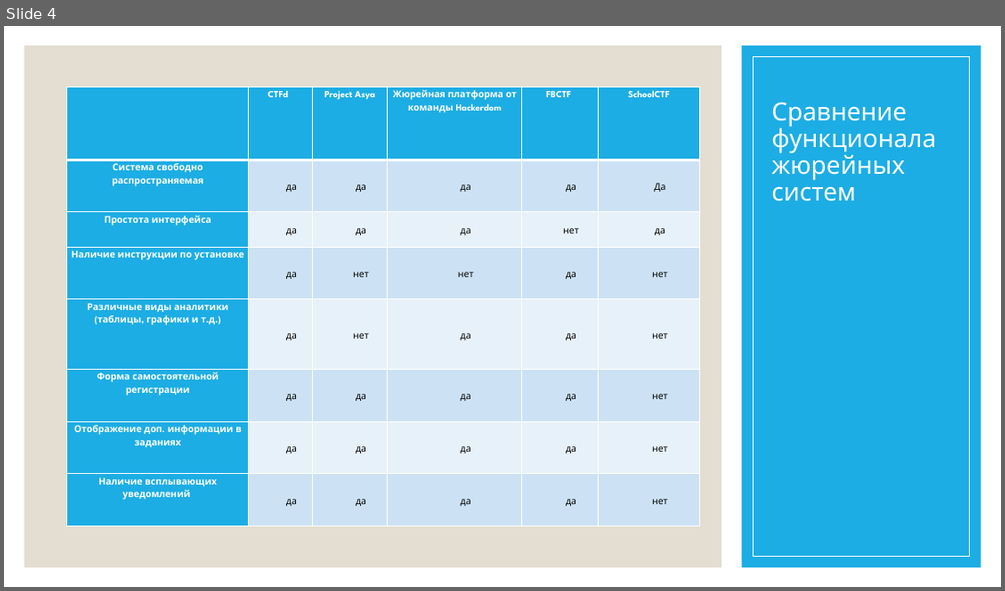
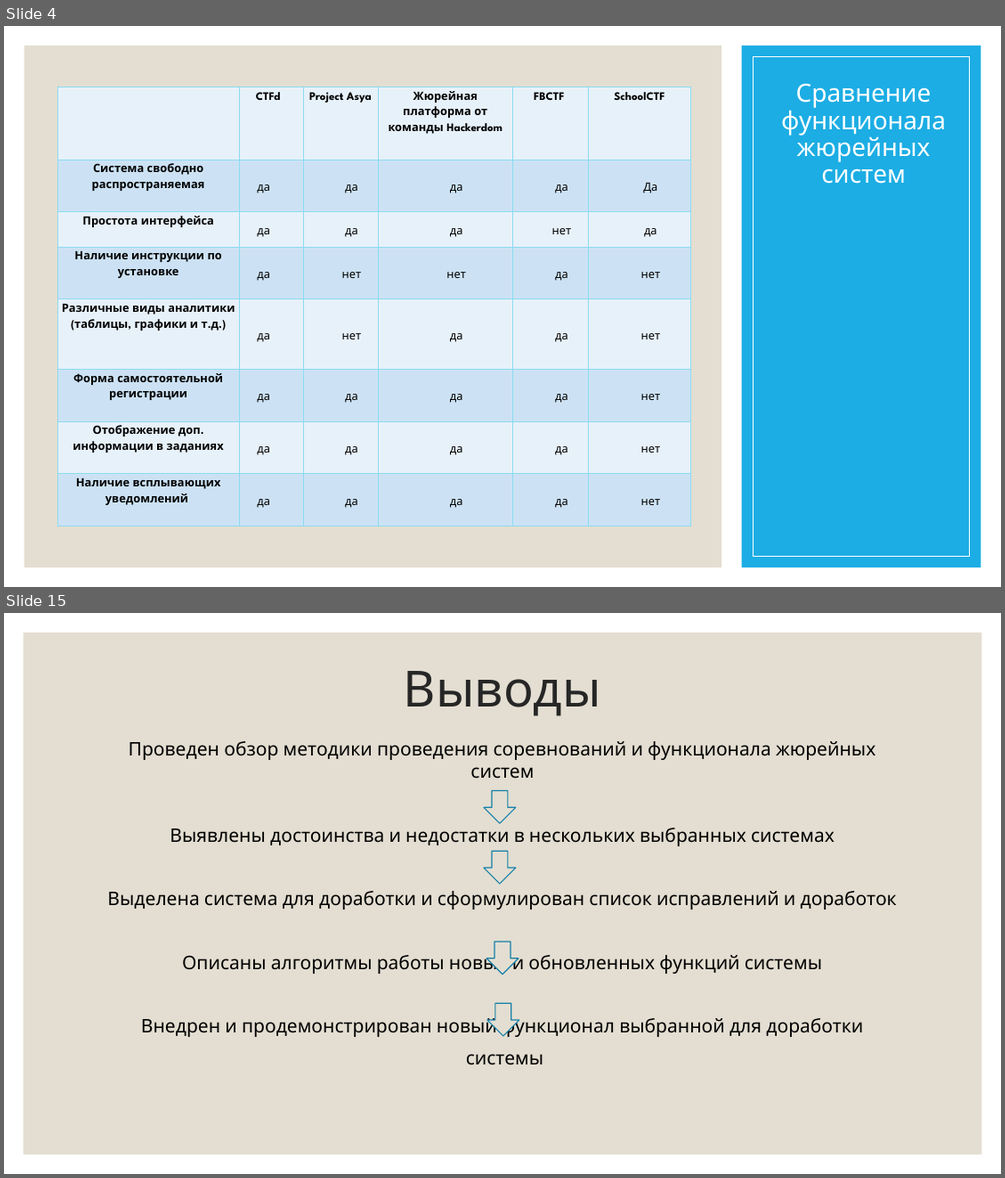
Before and after one commit to PolMarzia/diplom, a slide deck: Prez.pptx. Shown one above the other, each under a label of ours: slide 4 before the commit, slides 4 and 15 after it; the slides between them are not shown. The pictures are 1005x591 and 1005x1178 pixels, drawn with LibreOffice and Linux fonts; fonts in the diff are those of the drawing. Boxes give left, top, right and bottom in pixels: in the first picture for what was removed or moved away, otherwise in the second. Text is boxed around its words. In the diff, an @@ line names an element or a change of style, - is before the commit and + after.

```diff
--- a/Prez.pptx
+++ b/Prez.pptx
@@ slide 15 added at (x1=4, y1=613, x2=1001, y2=1174), background #FFFFFF @@
@@ rectangle added at (x1=24, y1=633, x2=982, y2=1154), fill #E3DED1 @@
@@ title added at (x1=404, y1=671, x2=601, y2=716), 48 pt, text #262626 @@
+Выводы
@@ text added at (x1=107, y1=741, x2=897, y2=1065), 18 pt, text #000000 @@
+Проведен обзор методики проведения соревнований и функционала жюрейных систем
+Выявлены достоинства и недостатки в нескольких выбранных системах
+Выделена система для доработки и сформулирован список исправлений и доработок
+Описаны алгоритмы работы новых и обновленных функций системы
+Внедрен и продемонстрирован новый функционал выбранной для доработки
+системы
@@ down arrow added at (x1=484, y1=791, x2=517, y2=824), fill #E3DED1, outline #1580A9 1 pt @@
@@ down arrow added at (x1=484, y1=851, x2=517, y2=884), fill #E3DED1, outline #1580A9 1 pt @@
@@ down arrow added at (x1=486, y1=941, x2=518, y2=974), fill #E3DED1, outline #1580A9 1 pt @@
@@ down arrow added at (x1=487, y1=1004, x2=519, y2=1037), fill #E3DED1, outline #1580A9 1 pt @@
@@ slide 4 changed as well @@
@@ title "Сравнение функционала жюрейных систем" at (x1=781, y1=83, x2=946, y2=184): alignment left to centre @@
@@ table at (x1=57, y1=87, x2=691, y2=526) @@
@@ fill #1CADE4 to #E8F1FA in 9 cells @@
@@ fill #1CADE4 to #CDE3F5 in 4 cells @@
@@ size 9 to 11 pt @@
@@ text colour #FFFFFF to #000000 in "CTFd", "Project Asya", "Жюрейная платформа от команды Hackerdom", "FBCTF" and 8 more places @@
@@ indent changed @@
@@ borders changed @@
@@ table moved from (x1=67, y1=87, x2=700, y2=526) to (x1=57, y1=87, x2=691, y2=526) @@
```
Also in this commit, not shown: 3 other slides changed, 11 other slides added, 7 other files.
